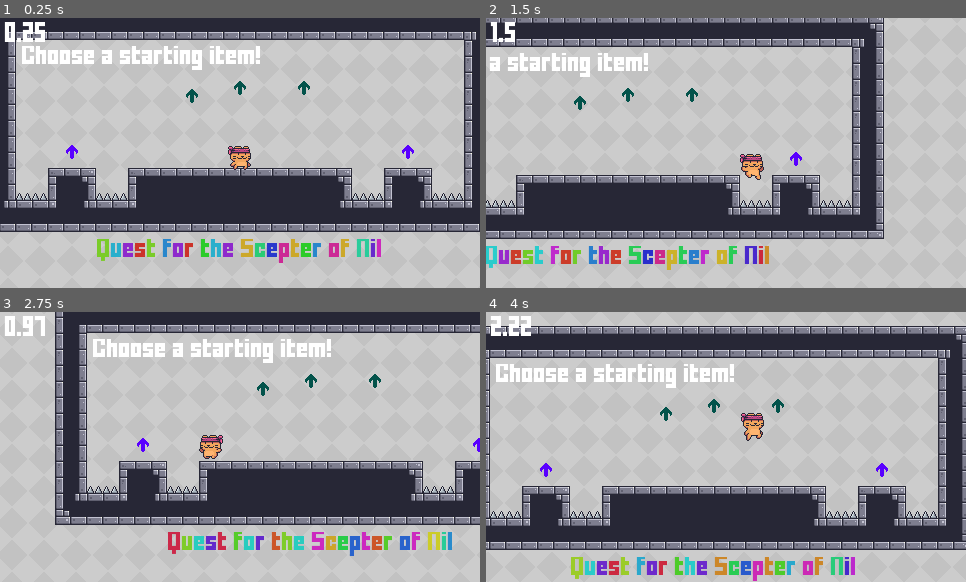
Above: before the commit, frames 1-4 (two rows, left to right).
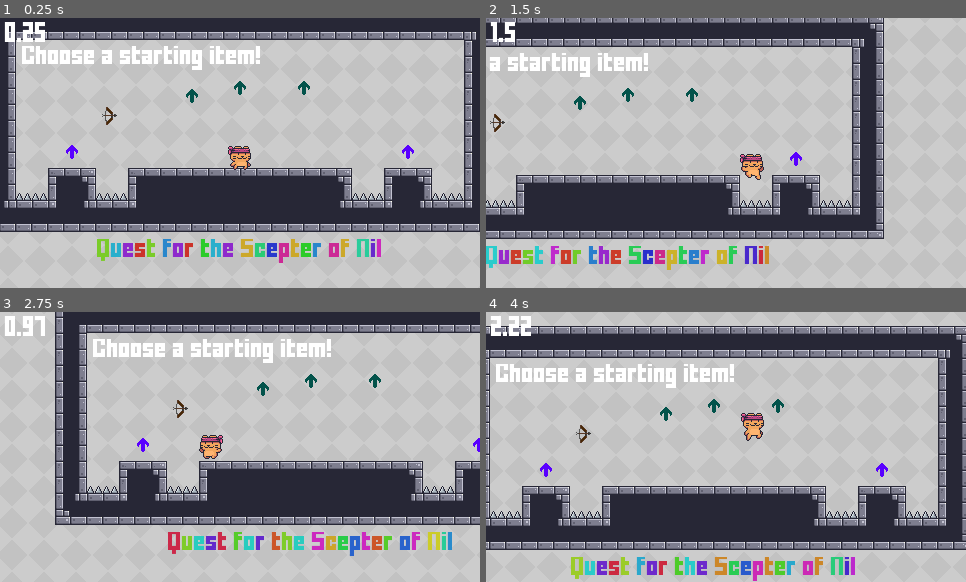
Above: after the commit, the same moments.

Repository: SnowyPeax/Community_Project_1_Johan
Game: Godot game, scene res://user/SnowyPeax/QuestForTheScepterOfNil.tscn
The game is run twice, just before and just after one commit, with the same random seed, the same clock (stepped at 60 frames per second) and the same inputs. This scene is started directly instead of the project's main scene.
Inputs (mouse positions are in pixels of both pictures, inside the frame that each line leads up to):
- Up to frame 1 (0.25 s): no input
- Up to frame 2 (1.5 s): tap Enter (interact) at 0.5, 1.35 s; move the mouse to (831, 139) at 0.52 s; press the mouse at (831, 139) at 0.53 s; hold D (right) from 0.53 s (still down); tap Space (jump) at 0.77 s; move the mouse to (630, 166) at 1.27 s; release the mouse at (630, 166) at 1.28 s
- Up to frame 3 (2.75 s): tap Space (jump) at 1.52 s; click (144, 460) at 1.55 s; move the mouse to (288, 387) at 2.02 s; release D (right) at 2.03 s; press the mouse at (288, 387) at 2.03 s; hold A (left) from 2.03 s (still down)
- Up to frame 4 (4 s): move the mouse to (702, 501) at 2.77 s; release A (left) at 2.78 s; release the mouse at (702, 501) at 2.78 s; hold D (right) from 2.78 s (still down); click (702, 501) at 2.85 s; tap Space (jump) at 3.02, 3.77 s; move the mouse to (870, 487) at 3.52 s; press the mouse at (870, 487) at 3.53 s; tap Enter (interact) at 3.6 s

The runs differ from the first frame. In frame 1, less than 0.1% of the frame differs, in the area x 21-25%, y 32-40%; in frame 2, less than 0.1%; in frame 3, less than 0.1%; in frame 4, less than 0.1%.

Commit message:
add bow weapon and pickup

Diff:
--- a/project.godot
+++ b/project.godot
@@ -106,6 +106,11 @@
 "events": [Object(InputEventKey,"resource_local_to_scene":false,"resource_name":"","device":-1,"window_id":0,"alt_press …(182 unchanged characters)…
 ]
 }
+left_mouse={
+"deadzone": 0.5,
+"events": [Object(InputEventMouseButton,"resource_local_to_scene":false,"resource_name":"","device":-1,"window_id":0,"alt_pressed":false,"shift_pressed":false,"ctrl_pressed":false,"meta_pressed":false,"button_mask":0,"position":Vector2(0, 0),"global_position":Vector2(0, 0),"factor":1.0,"button_index":1,"canceled":false,"pressed":false,"double_click":false,"script":null)
+]
+}
 
 [layer_names]
 
--- a/user/SnowyPeax/QuestForTheScepterOfNil.tscn
+++ b/user/SnowyPeax/QuestForTheScepterOfNil.tscn
@@ -1,9 +1,11 @@
-[gd_scene load_steps=5 format=3 uid="uid://llwgolfnn255"]
+[gd_scene load_steps=7 format=3 uid="uid://llwgolfnn255"]
 
 [ext_resource type="PackedScene" uid="uid://bv2o3xgv1pqg0" path="res://core/scenes/base_level.tscn" id="1_u6oy1"]
 [ext_resource type="Texture2D" uid="uid://btuupdyno6oog" path="res://core/assets/Background/Gray.png" id="2_1n8bu"]
 [ext_resource type="PackedScene" uid="uid://bcx2s67fe2tqb" path="res://user/SnowyPeax/questForTheScepterOfNil/modifiers/speed_mod.tscn" id="3_ca4as"]
+[ext_resource type="PackedScene" uid="uid://locdhkjfl1wv" path="res://user/SnowyPeax/questForTheScepterOfNil/weapons/bow.tscn" id="3_vulwn"]
 [ext_resource type="PackedScene" uid="uid://mehykytwwth5" path="res://user/SnowyPeax/questForTheScepterOfNil/modifiers/jump_mod.tscn" id="4_53vky"]
+[ext_resource type="PackedScene" uid="uid://bv06kiud6rppn" path="res://user/SnowyPeax/questForTheScepterOfNil/items/weapon_pickup.tscn" id="5_e66hg"]
 
 [node name="QuestEntrance" instance=ExtResource("1_u6oy1")]
 
@@ -46,11 +48,15 @@
 [node name="JumpMod3" parent="." index="8" instance=ExtResource("4_53vky")]
 position = Vector2(0, -64)
 
+[node name="WeaponPickup" parent="." index="9" instance=ExtResource("5_e66hg")]
+position = Vector2(-128, -36)
+weapon = ExtResource("3_vulwn")
+
 [connection signal="body_entered" from="Autotiles/Spikes" to="Autotiles/Spikes" method="_on_body_entered" flags=18]
-[connection signal="body_entered" from="Autotiles/@Area2D@127404" to="Autotiles/@Area2D@127404" method="_on_body_entered" flags=18]
-[connection signal="body_entered" from="Autotiles/@Area2D@127405" to="Autotiles/@Area2D@127405" method="_on_body_entered" flags=18]
-[connection signal="body_entered" from="Autotiles/@Area2D@127406" to="Autotiles/@Area2D@127406" method="_on_body_entered" flags=18]
-[connection signal="body_entered" from="Autotiles/@Area2D@127407" to="Autotiles/@Area2D@127407" method="_on_body_entered" flags=18]
-[connection signal="body_entered" from="Autotiles/@Area2D@127408" to="Autotiles/@Area2D@127408" method="_on_body_entered" flags=18]
-[connection signal="body_entered" from="Autotiles/@Area2D@127409" to="Autotiles/@Area2D@127409" method="_on_body_entered" flags=18]
-[connection signal="body_entered" from="Autotiles/@Area2D@127410" to="Autotiles/@Area2D@127410" method="_on_body_entered" flags=18]
+[connection signal="body_entered" from="Autotiles/@Area2D@44224" to="Autotiles/@Area2D@44224" method="_on_body_entered" flags=18]
+[connection signal="body_entered" from="Autotiles/@Area2D@44225" to="Autotiles/@Area2D@44225" method="_on_body_entered" flags=18]
+[connection signal="body_entered" from="Autotiles/@Area2D@44226" to="Autotiles/@Area2D@44226" method="_on_body_entered" flags=18]
+[connection signal="body_entered" from="Autotiles/@Area2D@44227" to="Autotiles/@Area2D@44227" method="_on_body_entered" flags=18]
+[connection signal="body_entered" from="Autotiles/@Area2D@44228" to="Autotiles/@Area2D@44228" method="_on_body_entered" flags=18]
+[connection signal="body_entered" from="Autotiles/@Area2D@44229" to="Autotiles/@Area2D@44229" method="_on_body_entered" flags=18]
+[connection signal="body_entered" from="Autotiles/@Area2D@44230" to="Autotiles/@Area2D@44230" method="_on_body_entered" flags=18]
--- /dev/null
+++ b/user/SnowyPeax/questForTheScepterOfNil/items/weapon_pickup.gd
@@ -0,0 +1,17 @@
+extends Area2D
+
+@onready var player
+
+@export var weapon : PackedScene
+
+
+# Called when the node enters the scene tree for the first time.
+func _ready():
+	player = Levelmanager.get_player()
+
+func _on_body_entered(body):
+	if body == player:
+		var weapon_instance = weapon.instantiate()
+		weapon_instance.position += Vector2(0, 8)
+		player.add_child(weapon_instance)
+		queue_free()
--- /dev/null
+++ b/user/SnowyPeax/questForTheScepterOfNil/items/weapon_pickup.tscn
@@ -0,0 +1,20 @@
+[gd_scene load_steps=4 format=3 uid="uid://bv06kiud6rppn"]
+
+[ext_resource type="Script" path="res://user/SnowyPeax/questForTheScepterOfNil/items/weapon_pickup.gd" id="1_rubkg"]
+[ext_resource type="Texture2D" uid="uid://beb5osk4h50lm" path="res://user/SnowyPeax/questForTheScepterOfNil/assets/weapons/bow.png" id="2_b2tk0"]
+
+[sub_resource type="CapsuleShape2D" id="CapsuleShape2D_s56qh"]
+radius = 7.0
+height = 20.0
+
+[node name="WeaponPickup" type="Area2D"]
+script = ExtResource("1_rubkg")
+
+[node name="CollisionShape2D" type="CollisionShape2D" parent="."]
+position = Vector2(-2, 0)
+shape = SubResource("CapsuleShape2D_s56qh")
+
+[node name="Sprite2D" type="Sprite2D" parent="."]
+texture = ExtResource("2_b2tk0")
+
+[connection signal="body_entered" from="." to="." method="_on_body_entered"]
--- /dev/null
+++ b/user/SnowyPeax/questForTheScepterOfNil/weapons/arrow.gd
@@ -0,0 +1,16 @@
+extends Area2D
+
+var velocity = Vector2.ZERO
+
+var system_gravity = ProjectSettings.get_setting("physics/2d/default_gravity")
+
+
+func _process(delta):
+	velocity.y += system_gravity * delta
+
+	position += velocity * delta
+	look_at(position + velocity)
+
+func _on_body_entered(body):
+	if body != Levelmanager.get_player():
+		queue_free()
--- /dev/null
+++ b/user/SnowyPeax/questForTheScepterOfNil/weapons/arrow.tscn
@@ -0,0 +1,44 @@
+[gd_scene load_steps=7 format=3 uid="uid://cnomdvahxwq2h"]
+
+[ext_resource type="Script" path="res://user/SnowyPeax/questForTheScepterOfNil/weapons/arrow.gd" id="1_bllx7"]
+[ext_resource type="Texture2D" uid="uid://llt6hbwkpbom" path="res://user/SnowyPeax/questForTheScepterOfNil/assets/weapons/arrow.png" id="1_hsy5j"]
+
+[sub_resource type="RectangleShape2D" id="RectangleShape2D_tcbap"]
+size = Vector2(15, 3)
+
+[sub_resource type="Gradient" id="Gradient_250br"]
+colors = PackedColorArray(1, 1, 1, 1, 1, 1, 1, 0)
+
+[sub_resource type="GradientTexture1D" id="GradientTexture1D_riddj"]
+gradient = SubResource("Gradient_250br")
+
+[sub_resource type="ParticleProcessMaterial" id="ParticleProcessMaterial_j1886"]
+particle_flag_disable_z = true
+direction = Vector3(-1, 0, 0)
+gravity = Vector3(0, 0, 0)
+initial_velocity_min = 10.0
+initial_velocity_max = 30.0
+angular_velocity_min = -50.0
+angular_velocity_max = 50.0
+orbit_velocity_min = 0.0
+orbit_velocity_max = 0.0
+color_ramp = SubResource("GradientTexture1D_riddj")
+
+[node name="Arrow" type="Area2D"]
+script = ExtResource("1_bllx7")
+
+[node name="CollisionShape2D" type="CollisionShape2D" parent="."]
+position = Vector2(-0.5, -0.5)
+shape = SubResource("RectangleShape2D_tcbap")
+
+[node name="Sprite2D" type="Sprite2D" parent="."]
+position = Vector2(2, 0)
+texture = ExtResource("1_hsy5j")
+
+[node name="GPUParticles2D" type="GPUParticles2D" parent="."]
+position = Vector2(7, 0)
+amount = 10
+process_material = SubResource("ParticleProcessMaterial_j1886")
+trail_lifetime = 0.07
+
+[connection signal="body_entered" from="." to="." method="_on_body_entered"]
--- /dev/null
+++ b/user/SnowyPeax/questForTheScepterOfNil/weapons/bow.gd
@@ -0,0 +1,32 @@
+extends Node2D
+
+@export var projectile : PackedScene
+
+var draw_depth = 200
+var min_draw_depth = 200
+var max_draw_depth = 450
+var arrow = null
+
+
+# Called every frame. 'delta' is the elapsed time since the previous frame.
+func _physics_process(delta):
+	var mouse_pos = get_viewport().get_mouse_position()
+
+	var mouse_dir = global_position + mouse_pos - get_viewport_rect().size / 2
+
+	look_at(mouse_dir)
+
+	if Input.is_action_pressed("left_mouse"):
+		if arrow == null:
+			arrow = projectile.instantiate()
+		if draw_depth < max_draw_depth:
+			draw_depth += 10
+			modulate = Color(1 + (draw_depth - min_draw_depth) / 100, 1, 1, 1)
+
+	if Input.is_action_just_released("left_mouse"):
+		arrow.global_position = global_position
+		arrow.velocity = (mouse_dir - global_position).normalized() * draw_depth
+		get_tree().get_root().add_child(arrow)
+		draw_depth = min_draw_depth
+		arrow = null
+		modulate = Color(1, 1, 1, 1)
--- /dev/null
+++ b/user/SnowyPeax/questForTheScepterOfNil/weapons/bow.tscn
@@ -0,0 +1,13 @@
+[gd_scene load_steps=4 format=3 uid="uid://locdhkjfl1wv"]
+
+[ext_resource type="Texture2D" uid="uid://beb5osk4h50lm" path="res://user/SnowyPeax/questForTheScepterOfNil/assets/weapons/bow.png" id="1_12wng"]
+[ext_resource type="Script" path="res://user/SnowyPeax/questForTheScepterOfNil/weapons/bow.gd" id="1_dgvfj"]
+[ext_resource type="PackedScene" uid="uid://cnomdvahxwq2h" path="res://user/SnowyPeax/questForTheScepterOfNil/weapons/arrow.tscn" id="2_1mson"]
+
+[node name="Bow" type="Node2D"]
+script = ExtResource("1_dgvfj")
+projectile = ExtResource("2_1mson")
+
+[node name="Sprite2D" type="Sprite2D" parent="."]
+position = Vector2(7, 0)
+texture = ExtResource("1_12wng")
Binary file added: user/SnowyPeax/questForTheScepterOfNil/assets/weapons/arrow.png
Not shown, added: user/SnowyPeax/questForTheScepterOfNil/assets/weapons/arrow.png.import
Binary file added: user/SnowyPeax/questForTheScepterOfNil/assets/weapons/bow.png
Not shown, added: user/SnowyPeax/questForTheScepterOfNil/assets/weapons/bow.png.import
